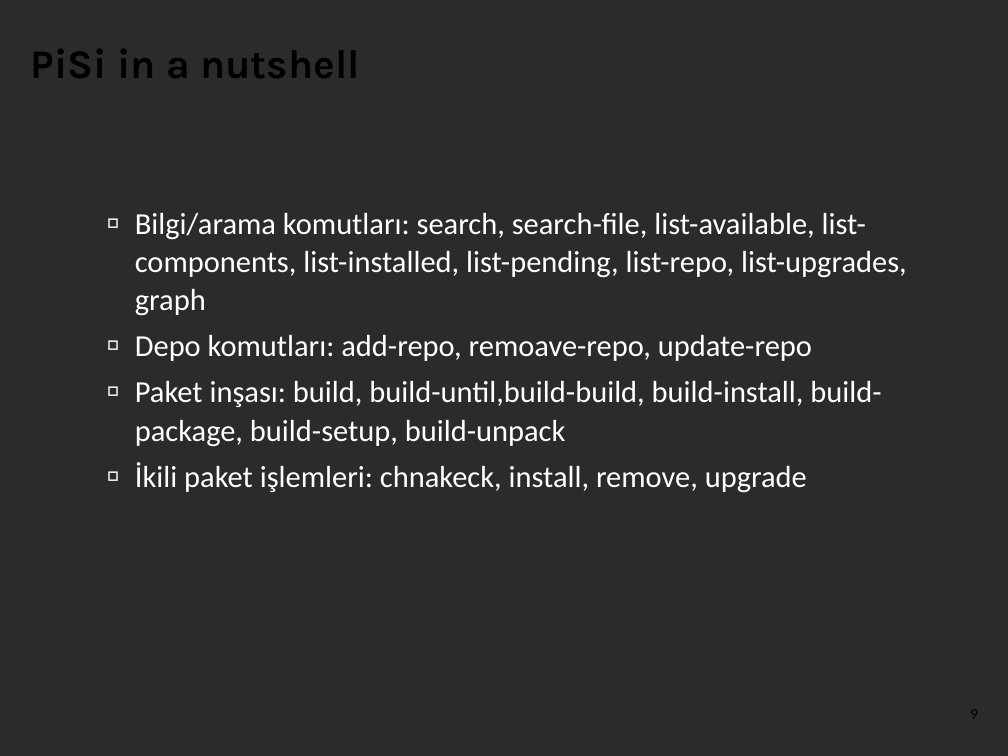
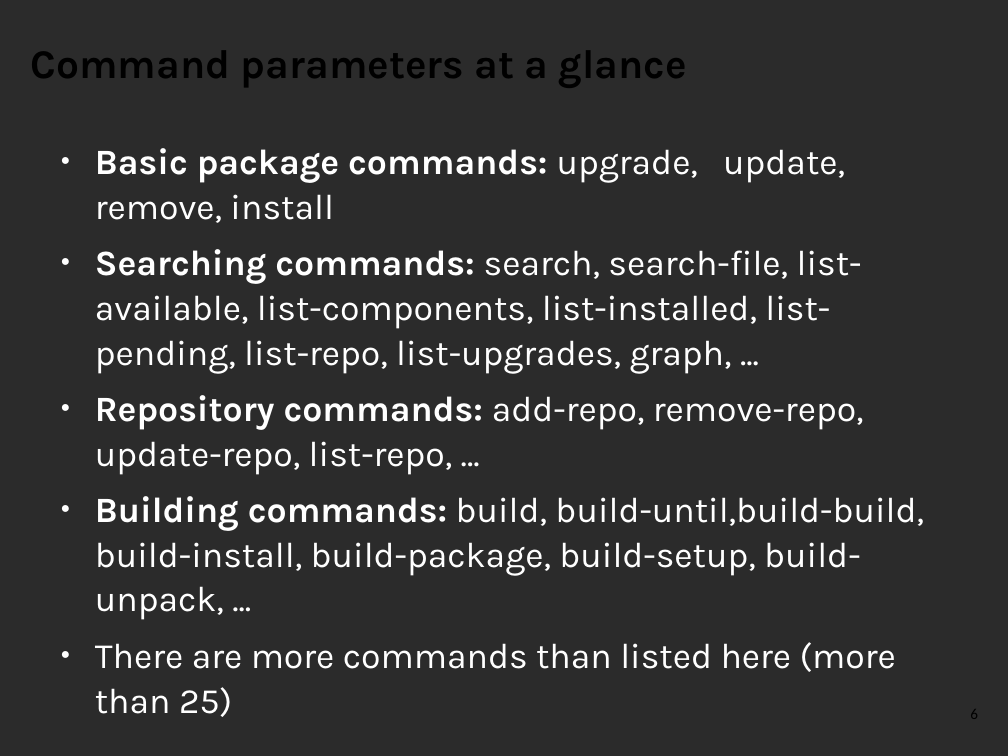
Before and after one commit to pars-linux/uludag, a slide deck: slide 6 of promotion/presentations/PardusGenel/introduction-to-pisi.odp (slide 9 before the commit). Drawn at 1008x756 pixels with LibreOffice and Linux fonts; fonts in the diff are those of the drawing; background and template pictures are left out; a plain dark background stands for a picture behind light text. Boxes give left, top, right and bottom in pixels: in the first picture for what was removed or moved away, otherwise in the second. Text is boxed around its words. In the diff, an @@ line names an element or a change of style, - is before the commit and + after.

```diff
--- a/promotion/presentations/PardusGenel/introduction-to-pisi.odp
+++ b/promotion/presentations/PardusGenel/introduction-to-pisi.odp
@@ title at box(31, 51, 686, 88): text changed @@
-PiSi in a nutshell
+Command parameters at a glance
@@ text at box(95, 148, 924, 717): text changed; size 24 to 28 pt; font Calibri to Karla @@
-  ▫ Bilgi/arama komutları: search, search-file, list-available, list-components, list-installed, list-pending, list-repo, list-upgrades, graph
-  ▫ Depo komutları: add-repo, remoave-repo, update-repo
-  ▫ Paket inşası: build, build-until,build-build, build-install, build-package, build-setup, build-unpack
-  ▫ İkili paket işlemleri: chnakeck, install, remove, upgrade
+● Basic package commands: upgrade, update, remove, install
+● Searching commands: search, search-file, list-available, list-components, list-installed, list-pending, list-repo, list-upgrades, graph, ...
+● Repository commands: add-repo, remove-repo, update-repo, list-repo, ...
+● Building commands: build, build-until,build-build, build-install, build-package, build-setup, build-unpack, ...
+● There are more commands than listed here (more than 25)
@@ page number at box(970, 711, 978, 719): text changed @@
-9
+6
```
Also in this commit, not shown: 3 other slides changed, 23 slides added, 5 slides removed.
